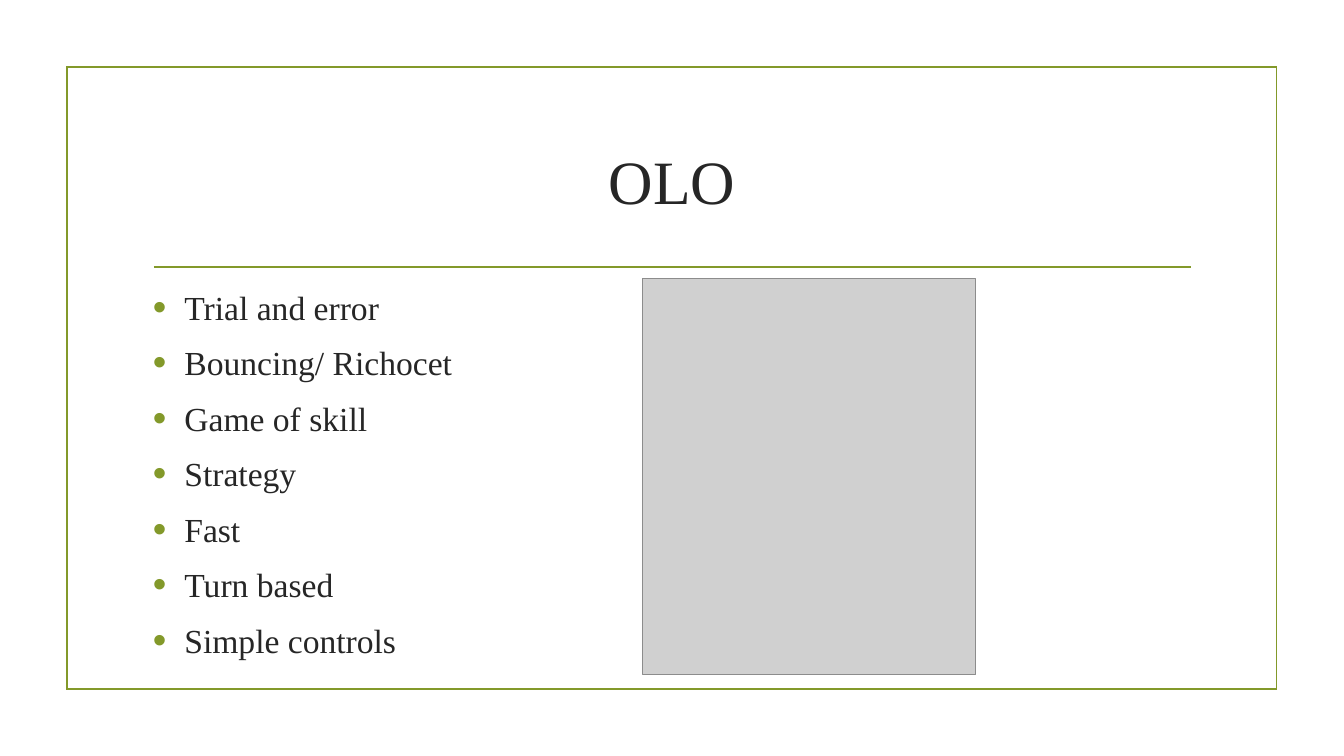
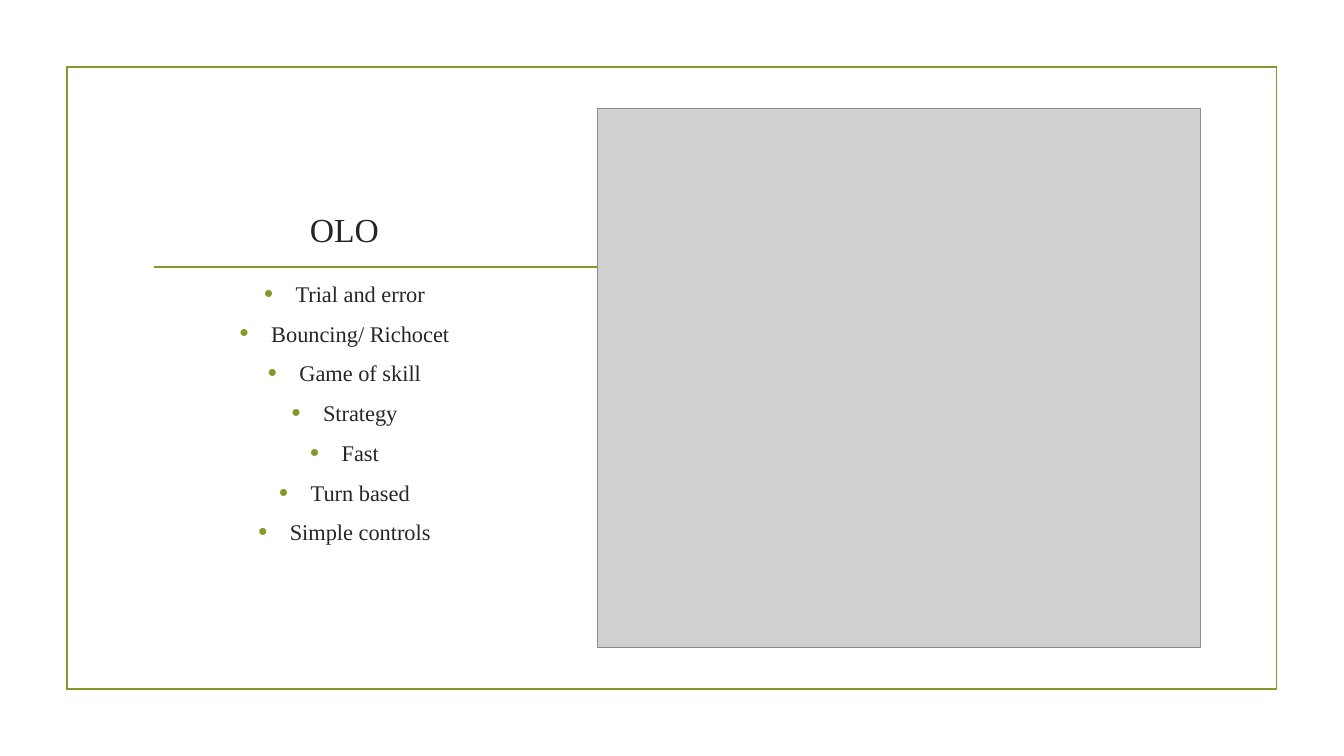
Before and after one commit to UoSGamesGroups/second-semester-dm-group-1, a slide deck: slide 2 of docs/presentation/Adversarial Physics.pptx. Drawn at 1344x756 pixels with LibreOffice and Linux fonts; fonts in the diff are those of the drawing; grey boxes stand for pictures; background and template pictures are left out. Boxes give left, top, right and bottom in pixels: in the first picture for what was removed or moved away, otherwise in the second. Text is boxed around its words. In the diff, an @@ line names an element or a change of style, - is before the commit and + after.

```diff
--- a/docs/presentation/Adversarial Physics.pptx
+++ b/docs/presentation/Adversarial Physics.pptx
@@ title "OLO" at bbox=[310, 219, 379, 243]: size 44 to 24 pt; vertical alignment middle to bottom @@
@@ picture: place and size @@
-picture at bbox=[643, 279, 977, 676]
+picture at bbox=[598, 108, 1201, 647]
@@ text "Trial and error": place and size @@
-text "Trial and error" at bbox=[184, 296, 452, 659]
+text "Trial and error" at bbox=[271, 286, 449, 545]
@@ text "Trial and error" at bbox=[271, 286, 449, 545]: size 24 to 16 pt; alignment left to centre; less space between paragraphs @@
```
Also in this commit, not shown: 2 other slides changed, 2 slides added, 1 slide removed.
